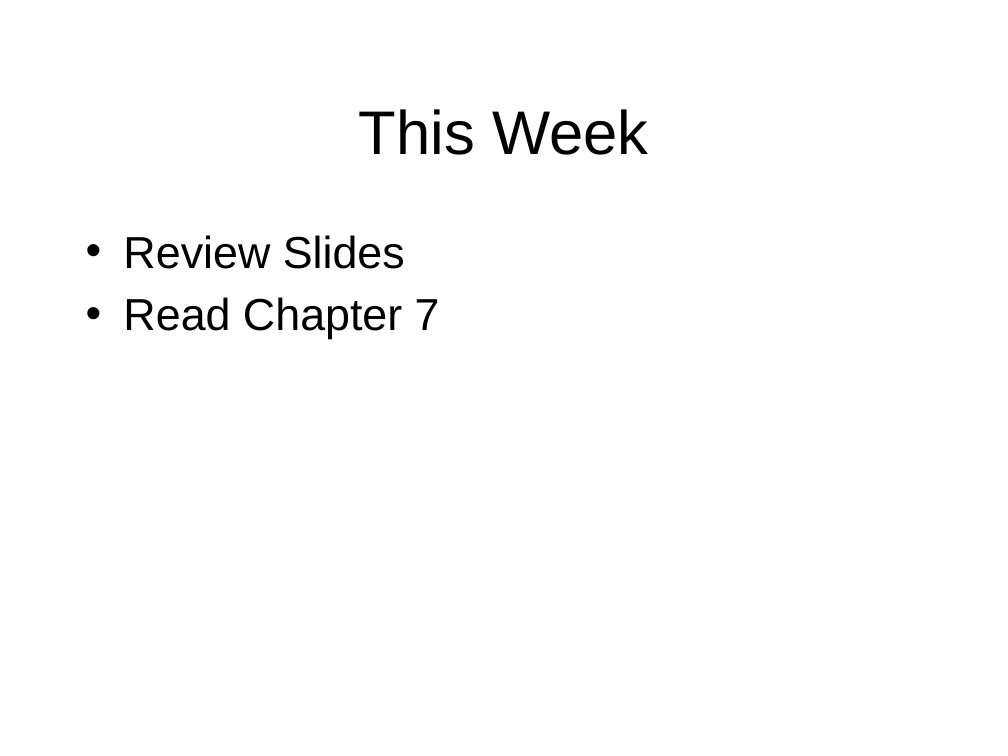
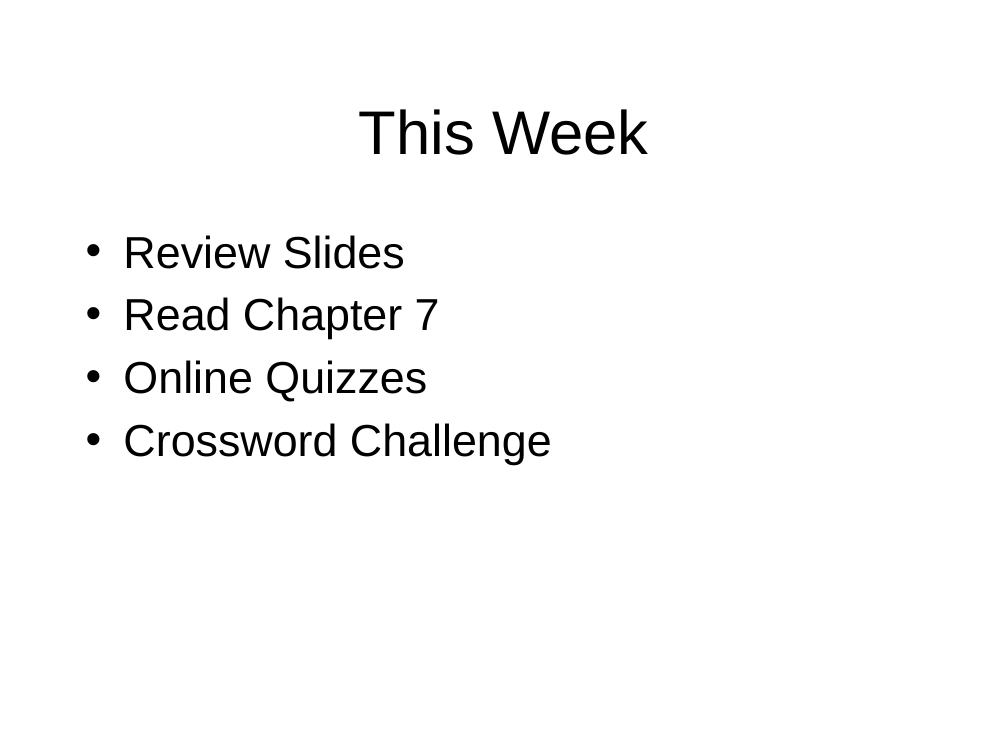
Before and after one commit to octaviordz/zjnu2017.github.io, a slide deck: slide 65 of OOAD/lectures/080--Processes.pptx (slide 4 before the commit). Drawn at 1008x756 pixels with LibreOffice and Linux fonts; fonts in the diff are those of the drawing. Boxes give left, top, right and bottom in pixels: in the first picture for what was removed or moved away, otherwise in the second. Text is boxed around its words. In the diff, an @@ line names an element or a change of style, - is before the commit and + after.

```diff
--- a/OOAD/lectures/080--Processes.pptx
+++ b/OOAD/lectures/080--Processes.pptx
@@ text at box(123, 360, 552, 465): paragraphs added @@
+• Online Quizzes
+• Crossword Challenge
```
Also in this commit, not shown: 2 other slides changed, 64 slides added, 6 other files.
